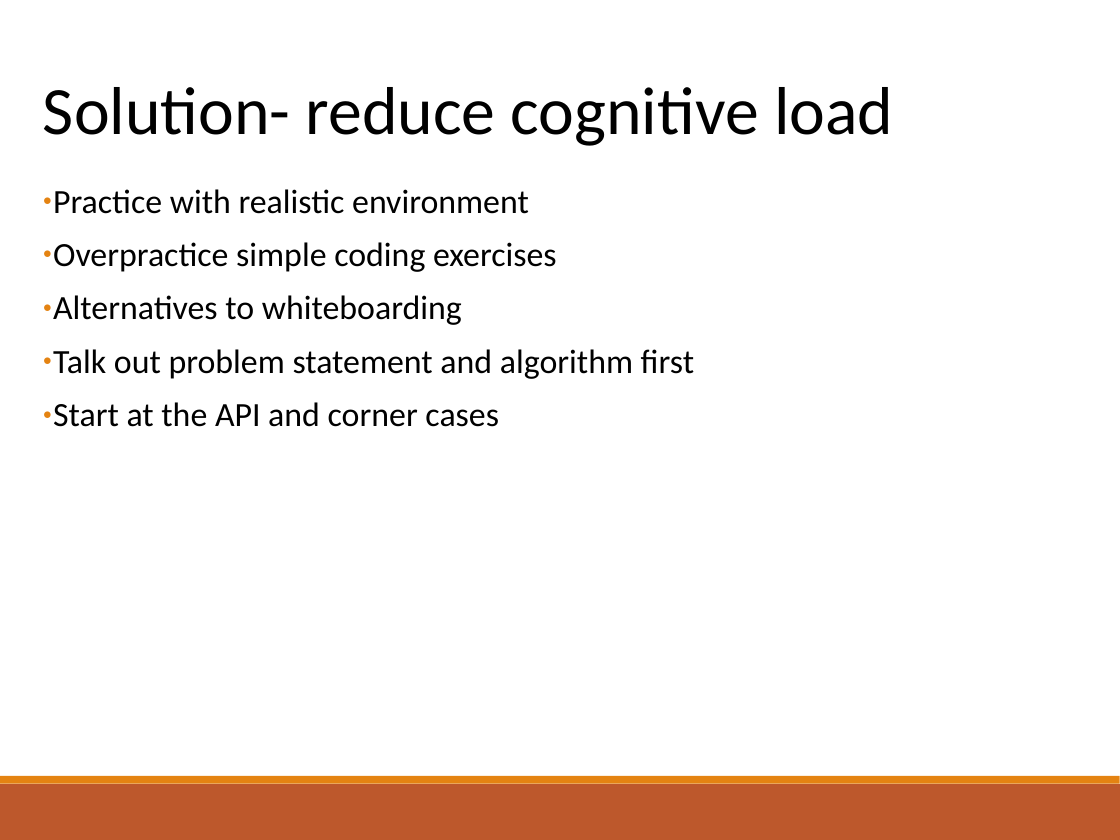
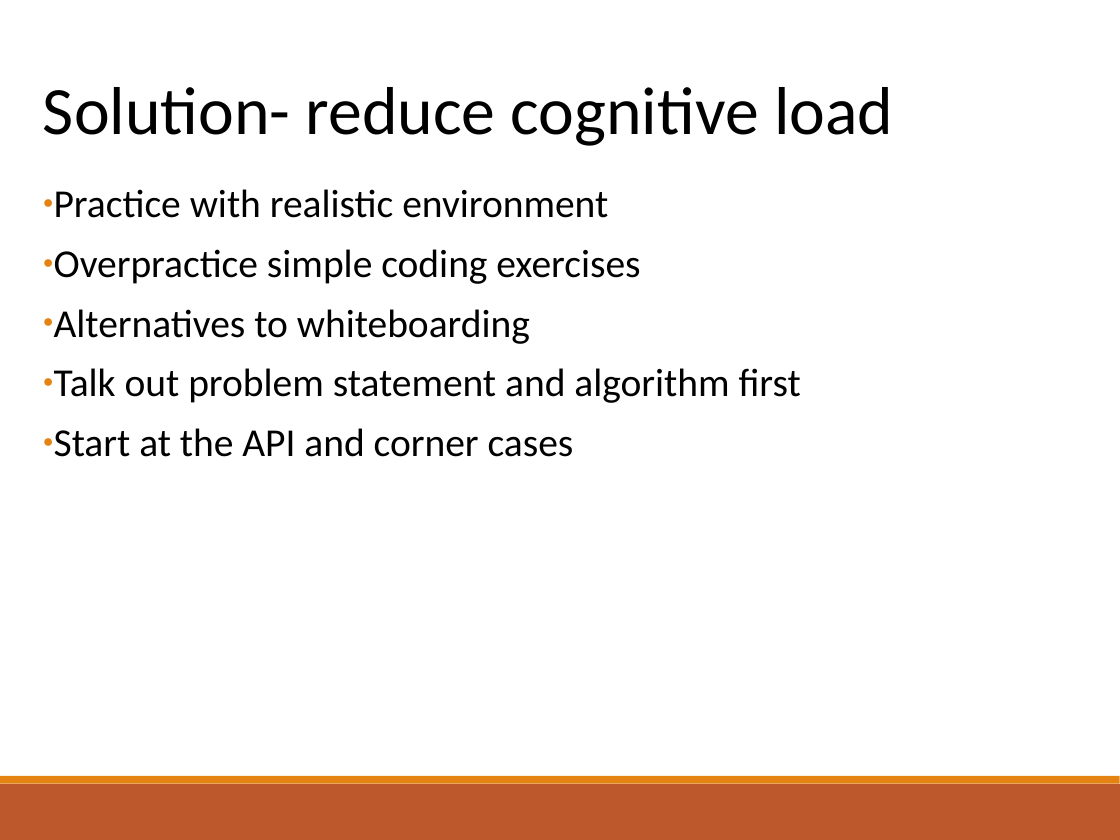
Before and after one commit to aaron678/coding-interview, a slide deck: slide 7 of presentationSlides3.pptx. Drawn at 1120x840 pixels with LibreOffice and Linux fonts; fonts in the diff are those of the drawing. Boxes give left, top, right and bottom in pixels: in the first picture for what was removed or moved away, otherwise in the second. Text is boxed around its words. In the diff, an @@ line names an element or a change of style, - is before the commit and + after.

```diff
--- a/presentationSlides3.pptx
+++ b/presentationSlides3.pptx
@@ text "Practice with realistic environment" at bbox=[54, 189, 801, 457]: size 24 to 28 pt @@
```
Also in this commit, not shown: 9 other slides changed, 2 other files.
